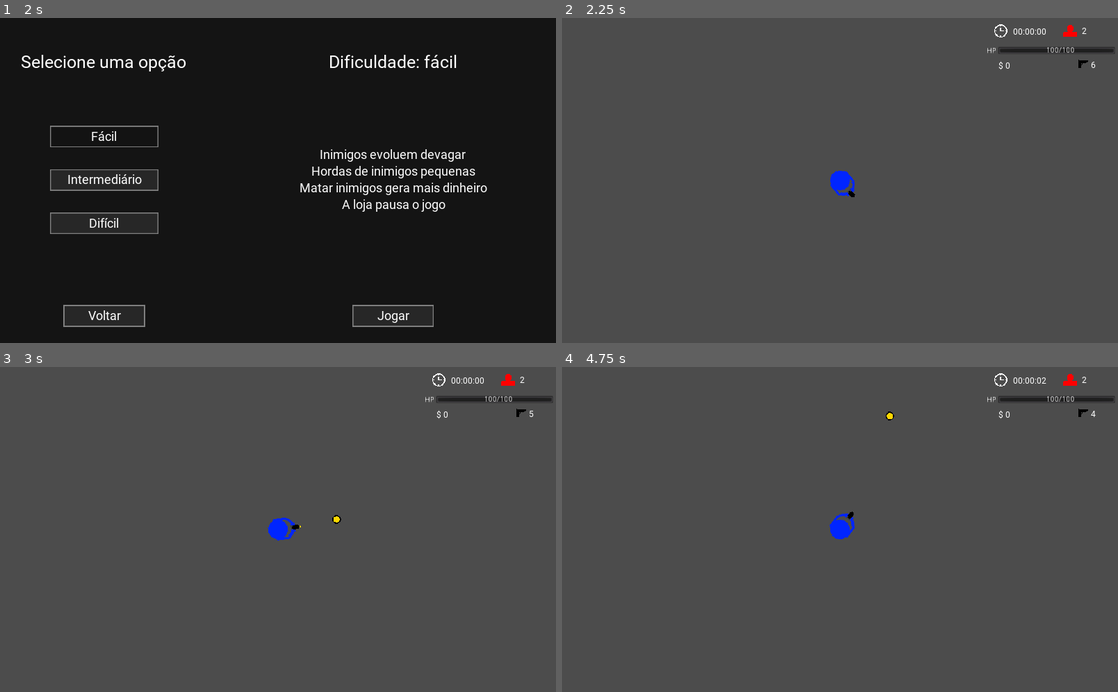
Above: before the commit, frames 1-4 (two rows, left to right).
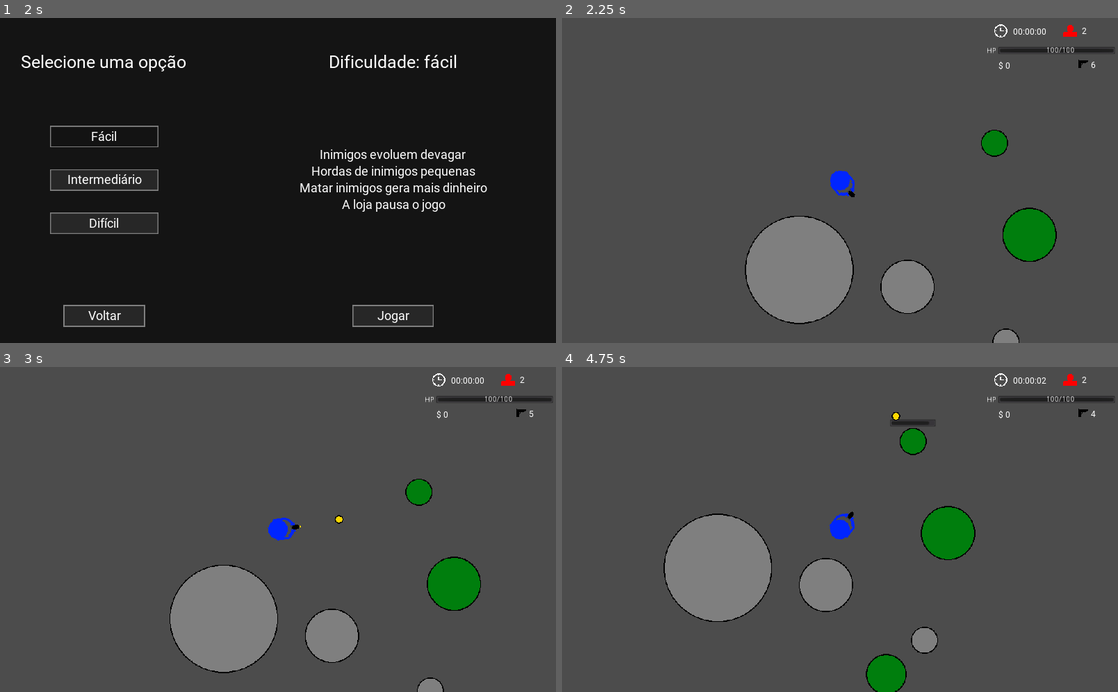
Above: after the commit, the same moments.

Repository: GregorioFornetti/Zigmor
Game: Godot game, scene res://Scenes_and_scripts/Interfaces/Menus/Main_menu.tscn
The game is run twice, just before and just after one commit, with the same random seed, the same clock (stepped at 60 frames per second) and the same inputs.
Inputs (mouse positions are in pixels of both pictures, inside the frame that each line leads up to):
- Up to frame 1 (2 s): click "Jogar" at 0.5 s; click "Fácil" at 1.25 s
- Up to frame 2 (2.25 s): click "Jogar" at 2 s
- Up to frame 3 (3 s): tap Enter at 2.75 s; move the mouse to (400, 513) at 2.77 s; press the mouse at (400, 513) at 2.78 s; hold Right (ui_right) from 2.78 s (still down)
- Up to frame 4 (4.75 s): tap 0 (0_shop_select) at 3.02, 3.77 s; move the mouse to (728, 545) at 3.52 s; release Right (ui_right) at 3.53 s; release the mouse at (728, 545) at 3.53 s; hold Down (ui_down) 3.53-4.28 s; click (728, 545) at 3.6 s; move the mouse to (895, 458) at 4.27 s; press the mouse at (895, 458) at 4.28 s; hold Right (ui_right) from 4.28 s (still down)

Frame 1 is identical in both runs. In frame 2, 8.2% of the frame differs, in the area x 32-89%, y 34-100%; in frame 3, 8.2%; in frame 4, 9.2%, in the area x 18-75%, y 13-100%.

Commit message:
obstacles
- Obstaculos destrutivos criados
- Pontuação de obstaculos

Diff:
--- a/Scenes_and_scripts/Autoloaded/Game.gd
+++ b/Scenes_and_scripts/Autoloaded/Game.gd
@@ -11,7 +11,8 @@
 var spawn_delay_function
 var enemy_money_drop_function
 
-var qnt_enemies_killed = 50
+var qnt_enemies_killed = 0
+var qnt_obstacles_destroyed = 0
 var current_status = status.MENU
 var current_difficulty
 var current_time = 100  # Game time in seconds
@@ -24,6 +25,7 @@
 func start_game(game_difficulty):
 	current_difficulty = game_difficulty
 	qnt_enemies_killed = 0
+	qnt_obstacles_destroyed = 0
 	current_time = 0
 	current_status = status.PLAYING
 
@@ -50,6 +52,10 @@
 
 func _on_enemy_death(_enemy):
 	qnt_enemies_killed += 1
+
+func _on_obstacle_destruction():
+	qnt_obstacles_destroyed += 1
+
 
 
 # Funções modificadoras das dificuldades do jogo:
--- a/Scenes_and_scripts/Bullets/Enemy_pistol_bullet.tscn
+++ b/Scenes_and_scripts/Bullets/Enemy_pistol_bullet.tscn
@@ -20,7 +20,7 @@
 
 [node name="Hitbox" parent="." index="2"]
 collision_layer = 64
-collision_mask = 8
+collision_mask = 264
 
 [node name="CollisionShape2D" parent="Hitbox" index="0"]
 shape = SubResource( 2 )
--- a/Scenes_and_scripts/Bullets/Enemy_shotgun_bullet.tscn
+++ b/Scenes_and_scripts/Bullets/Enemy_shotgun_bullet.tscn
@@ -21,7 +21,7 @@
 
 [node name="Hitbox" parent="." index="2"]
 collision_layer = 64
-collision_mask = 8
+collision_mask = 264
 
 [node name="CollisionShape2D" parent="Hitbox" index="0"]
 shape = SubResource( 2 )
--- a/Scenes_and_scripts/Bullets/Enemy_sniper_bullet.tscn
+++ b/Scenes_and_scripts/Bullets/Enemy_sniper_bullet.tscn
@@ -18,5 +18,9 @@
 [node name="CollisionShape2D" parent="." index="1"]
 shape = SubResource( 1 )
 
+[node name="Hitbox" parent="." index="2"]
+collision_layer = 64
+collision_mask = 264
+
 [node name="CollisionShape2D" parent="Hitbox" index="0"]
 shape = SubResource( 2 )
--- a/Scenes_and_scripts/Bullets/Pistol_bullet.tscn
+++ b/Scenes_and_scripts/Bullets/Pistol_bullet.tscn
@@ -22,7 +22,7 @@
 
 [node name="Hitbox" parent="." index="2"]
 collision_layer = 32
-collision_mask = 16
+collision_mask = 272
 
 [node name="CollisionShape2D" parent="Hitbox" index="0"]
 shape = SubResource( 2 )
--- a/Scenes_and_scripts/Bullets/Shotgun_bullet.tscn
+++ b/Scenes_and_scripts/Bullets/Shotgun_bullet.tscn
@@ -22,7 +22,7 @@
 
 [node name="Hitbox" parent="." index="2"]
 collision_layer = 32
-collision_mask = 16
+collision_mask = 272
 
 [node name="CollisionShape2D" parent="Hitbox" index="0"]
 shape = SubResource( 2 )
--- a/Scenes_and_scripts/Bullets/Sniper_bullet.tscn
+++ b/Scenes_and_scripts/Bullets/Sniper_bullet.tscn
@@ -22,7 +22,7 @@
 
 [node name="Hitbox" parent="." index="2"]
 collision_layer = 32
-collision_mask = 16
+collision_mask = 272
 
 [node name="CollisionShape2D" parent="Hitbox" index="0"]
 shape = SubResource( 2 )
--- a/Scenes_and_scripts/Enemies/Enemy_base.gd
+++ b/Scenes_and_scripts/Enemies/Enemy_base.gd
@@ -35,6 +35,7 @@
 	emit_signal("enemy_spawn")
 
 	on_ready()
+	healthbar.max_value = attributes['max_health']
 
 func set_default_attributes(health, speed, damage):
 	attributes['health'] = health
@@ -45,7 +46,6 @@
 func update_healthbar():
 	healthbar.visible = true
 	healthbar.value = attributes['health']
-	healthbar.max_value = attributes['max_health']
 	healthbar_timer.start()
 
 func die():
@@ -65,7 +65,7 @@
 
 func _on_Hurtbox_area_entered(area):
 	var player_bullet = area.get_parent()
-	attributes['health'] -= player_bullet.damage
+	attributes['health'] -= player_bullet.get_damage()
 	SoundSystem.play_sound_effect(enemy_hit_sound)
 	if attributes['health'] <= 0 and not self.is_queued_for_deletion():
 		die()
--- a/Scenes_and_scripts/Enemies/Enemy_base.tscn
+++ b/Scenes_and_scripts/Enemies/Enemy_base.tscn
@@ -4,18 +4,12 @@
 
 [node name="Enemy_base" type="KinematicBody2D"]
 collision_layer = 2
-collision_mask = 6
+collision_mask = 518
 script = ExtResource( 1 )
 
 [node name="Sprite" type="Sprite" parent="."]
 
 [node name="CollisionShape2D" type="CollisionShape2D" parent="."]
-
-[node name="Hitbox" type="Area2D" parent="."]
-collision_layer = 64
-collision_mask = 8
-
-[node name="CollisionShape2D" type="CollisionShape2D" parent="Hitbox"]
 
 [node name="Hurtbox" type="Area2D" parent="."]
 collision_layer = 16
--- a/Scenes_and_scripts/Enemies/Enemy_shooter_chaser.gd
+++ b/Scenes_and_scripts/Enemies/Enemy_shooter_chaser.gd
@@ -9,7 +9,7 @@
 	pass
 
 func movimentation(delta):
-	move_and_collide(global_position.direction_to(Player.global_position) * attributes['speed'] * delta)
+	move_and_slide(global_position.direction_to(Player.global_position) * attributes['speed'] * delta * 50)
 
 func set_default_range():
 	$Range/CollisionShape2D.shape.extents = get_viewport_rect().size / 2
--- a/Scenes_and_scripts/Enemies/Pistol_enemy.tscn
+++ b/Scenes_and_scripts/Enemies/Pistol_enemy.tscn
@@ -10,13 +10,10 @@
 [sub_resource type="CircleShape2D" id=2]
 radius = 20.0
 
-[sub_resource type="CircleShape2D" id=3]
-radius = 20.0
-
-[sub_resource type="RectangleShape2D" id=4]
+[sub_resource type="RectangleShape2D" id=3]
 extents = Vector2( 512, 300 )
 
-[sub_resource type="Animation" id=5]
+[sub_resource type="Animation" id=4]
 resource_name = "Shoot"
 length = 1.3
 tracks/0/type = "value"
@@ -45,18 +42,10 @@
 [node name="CollisionShape2D" parent="." index="1"]
 shape = SubResource( 1 )
 
-[node name="CollisionShape2D" parent="Hitbox" index="0"]
-position = Vector2( -0.883888, -0.131729 )
+[node name="CollisionShape2D" parent="Hurtbox" index="0"]
 shape = SubResource( 2 )
 
-[node name="CollisionShape2D" parent="Hurtbox" index="0"]
-shape = SubResource( 3 )
-
-[node name="CollisionShape2D" parent="Range" index="0"]
-position = Vector2( -0.497505, 0.629963 )
-shape = SubResource( 4 )
-
-[node name="HealthBar" parent="." index="5"]
+[node name="HealthBar" parent="." index="3"]
 anchor_left = 0.5
 anchor_top = 0.5
 anchor_right = 0.5
@@ -67,12 +56,16 @@
 margin_bottom = -44.0
 rect_pivot_offset = Vector2( 42.5, 58 )
 
-[node name="ShootAnimation" type="AnimationPlayer" parent="." index="8"]
-playback_speed = 5.0
-anims/Shoot = SubResource( 5 )
+[node name="CollisionShape2D" parent="Range" index="0"]
+position = Vector2( -0.497505, 0.629963 )
+shape = SubResource( 3 )
 
-[node name="Weapon_pos" parent="." index="9"]
+[node name="Weapon_pos" parent="." index="7"]
 position = Vector2( 0, -40 )
 scale = Vector2( 2, 2 )
 
+[node name="ShootAnimation" type="AnimationPlayer" parent="." index="8"]
+playback_speed = 5.0
+anims/Shoot = SubResource( 4 )
+
 [connection signal="body_entered" from="Hurtbox" to="." method="_on_Hurtbox_body_entered"]
--- a/Scenes_and_scripts/Enemies/Shotgun_enemy.tscn
+++ b/Scenes_and_scripts/Enemies/Shotgun_enemy.tscn
@@ -8,15 +8,12 @@
 radius = 18.4206
 
 [sub_resource type="CircleShape2D" id=2]
-radius = 19.3475
-
-[sub_resource type="CircleShape2D" id=3]
 radius = 19.5203
 
-[sub_resource type="RectangleShape2D" id=4]
+[sub_resource type="RectangleShape2D" id=3]
 extents = Vector2( 15.8043, 10 )
 
-[sub_resource type="Animation" id=5]
+[sub_resource type="Animation" id=4]
 resource_name = "Shoot"
 length = 1.3
 tracks/0/type = "value"
@@ -47,28 +44,25 @@
 [node name="CollisionShape2D" parent="." index="1"]
 shape = SubResource( 1 )
 
-[node name="CollisionShape2D" parent="Hitbox" index="0"]
+[node name="CollisionShape2D" parent="Hurtbox" index="0"]
 shape = SubResource( 2 )
 
-[node name="CollisionShape2D" parent="Hurtbox" index="0"]
-shape = SubResource( 3 )
-
-[node name="CollisionShape2D" parent="Range" index="0"]
-shape = SubResource( 4 )
-
-[node name="HealthBar" parent="." index="5"]
+[node name="HealthBar" parent="." index="3"]
 margin_left = -42.0
 margin_top = -58.0
 margin_right = 43.0
 margin_bottom = -44.0
 rect_pivot_offset = Vector2( 42, 58 )
 
-[node name="Timer_shoot" parent="." index="7"]
+[node name="CollisionShape2D" parent="Range" index="0"]
+shape = SubResource( 3 )
+
+[node name="Timer_shoot" parent="." index="6"]
 wait_time = 2.5
+
+[node name="Weapon_pos" parent="." index="7"]
+position = Vector2( 0.0635605, -45.7018 )
 
 [node name="ShootAnimation" type="AnimationPlayer" parent="." index="8"]
 playback_speed = 5.0
-anims/Shoot = SubResource( 5 )
-
-[node name="Weapon_pos" parent="." index="9"]
-position = Vector2( 0.0635605, -45.7018 )
+anims/Shoot = SubResource( 4 )
--- a/Scenes_and_scripts/Interfaces/Menus/Final_menu.gd
+++ b/Scenes_and_scripts/Interfaces/Menus/Final_menu.gd
@@ -11,7 +11,11 @@
 		"function": funcref(self, "update_time_score")
 	},
 	{
-		"points": get_final_points(Game.qnt_enemies_killed, Game.current_time),
+		"points": Game.qnt_obstacles_destroyed,
+		"function": funcref(self, "update_obstacle_score")
+	},
+	{
+		"points": get_final_points(Game.qnt_enemies_killed, Game.current_time, Game.qnt_obstacles_destroyed),
 		"function": funcref(self, "update_final_score")
 	}
 ]
@@ -39,14 +43,18 @@
 	else:
 		return points
 
-func get_final_points(enemies_killed, time):
-	return int(time * time / 100) + int(time * enemies_killed / 50)
+func get_final_points(enemies_killed, time, obstacles_destroyed):
+	return int(time * time / 100) + int(time * enemies_killed / 50) + \
+		   int(time * obstacles_destroyed / 75)
 
 func update_enemies_killed_score(points):
 	$Bottom_container/GridContainer/Enemys_score_box/Value.text = str(points)
 
 func update_time_score(points):
 	$Bottom_container/GridContainer/Time_score_box/Value.text = GeneralCommands.seconds_to_time_string(points)
+
+func update_obstacle_score(points):
+	$Bottom_container/GridContainer/Obstacles_score_box/Value.text = str(points)
 
 func update_final_score(points):
 	$Bottom_container/GridContainer/Final_score_box/Value.text = str(points)
--- a/Scenes_and_scripts/Interfaces/Menus/Final_menu.tscn
+++ b/Scenes_and_scripts/Interfaces/Menus/Final_menu.tscn
@@ -84,12 +84,22 @@
 [node name="Title" parent="Bottom_container/GridContainer/Time_score_box" index="0"]
 text = "Tempo sobrevivido"
 
-[node name="Final_score_box" parent="Bottom_container/GridContainer" instance=ExtResource( 2 )]
+[node name="Obstacles_score_box" parent="Bottom_container/GridContainer" instance=ExtResource( 2 )]
 anchor_right = 0.0
 anchor_bottom = 0.0
 margin_top = 162.0
 margin_right = 600.0
 margin_bottom = 212.0
+
+[node name="Title" parent="Bottom_container/GridContainer/Obstacles_score_box" index="0"]
+text = "Obstáculos destruidos"
+
+[node name="Final_score_box" parent="Bottom_container/GridContainer" instance=ExtResource( 2 )]
+anchor_right = 0.0
+anchor_bottom = 0.0
+margin_top = 216.0
+margin_right = 600.0
+margin_bottom = 266.0
 
 [node name="Title" parent="Bottom_container/GridContainer/Final_score_box" index="0"]
 text = "Pontuação final"
@@ -119,5 +129,6 @@
 [editable path="Bottom_container/GridContainer/Difficulty_box"]
 [editable path="Bottom_container/GridContainer/Enemys_score_box"]
 [editable path="Bottom_container/GridContainer/Time_score_box"]
+[editable path="Bottom_container/GridContainer/Obstacles_score_box"]
 [editable path="Bottom_container/GridContainer/Final_score_box"]
 [editable path="Bottom_container/Btn_return"]
--- /dev/null
+++ b/Scenes_and_scripts/Obstacles/Obstacle.gd
@@ -0,0 +1,31 @@
+extends StaticBody2D
+
+export (int) var health
+signal die
+
+func _ready():
+	connect("die", Game, "_on_obstacle_destruction")
+	$HealthBar.visible = false
+	$HealthBar.max_value = health
+
+func die():
+	if not is_queued_for_deletion():
+		emit_signal("die")
+		queue_free()
+
+func update_health_bar():
+	$HealthBar.visible = true
+	$HealthBar.value = health
+	$Timer.start()
+
+
+func _on_Hurt_box_area_entered(area):
+	var bullet = area.get_parent()
+	health -= bullet.damage
+	if health <= 0:
+		die()
+	else:
+		update_health_bar()
+
+func _on_Timer_timeout():
+	$HealthBar.visible = false
--- /dev/null
+++ b/Scenes_and_scripts/Obstacles/Obstacle.tscn
@@ -0,0 +1,35 @@
+[gd_scene load_steps=2 format=2]
+
+[ext_resource path="res://Scenes_and_scripts/Obstacles/Obstacle.gd" type="Script" id=1]
+
+[node name="Obstacle" type="StaticBody2D"]
+collision_layer = 512
+collision_mask = 0
+script = ExtResource( 1 )
+
+[node name="Sprite" type="Sprite" parent="."]
+
+[node name="CollisionShape2D" type="CollisionShape2D" parent="."]
+
+[node name="Hurt_box" type="Area2D" parent="."]
+collision_layer = 256
+collision_mask = 96
+
+[node name="CollisionShape2D" type="CollisionShape2D" parent="Hurt_box"]
+
+[node name="HealthBar" type="ProgressBar" parent="."]
+margin_left = -42.5888
+margin_top = -40.5733
+margin_right = 42.4112
+margin_bottom = -26.5733
+percent_visible = false
+__meta__ = {
+"_edit_use_anchors_": false
+}
+
+[node name="Timer" type="Timer" parent="."]
+wait_time = 3.0
+one_shot = true
+
+[connection signal="area_entered" from="Hurt_box" to="." method="_on_Hurt_box_area_entered"]
+[connection signal="timeout" from="Timer" to="." method="_on_Timer_timeout"]
--- /dev/null
+++ b/Scenes_and_scripts/Obstacles/Stones/Stone_lg.tscn
@@ -0,0 +1,26 @@
+[gd_scene load_steps=5 format=2]
+
+[ext_resource path="res://Sprites/Obstacles/Stones/Stone-lg-placeholder.png" type="Texture" id=1]
+[ext_resource path="res://Scenes_and_scripts/Obstacles/Obstacle.tscn" type="PackedScene" id=2]
+
+[sub_resource type="CircleShape2D" id=1]
+radius = 101.178
+
+[sub_resource type="CircleShape2D" id=2]
+radius = 101.498
+
+[node name="Stone_lg" instance=ExtResource( 2 )]
+health = 300
+
+[node name="Sprite" parent="." index="0"]
+texture = ExtResource( 1 )
+
+[node name="CollisionShape2D" parent="." index="1"]
+shape = SubResource( 1 )
+
+[node name="CollisionShape2D" parent="Hurt_box" index="0"]
+shape = SubResource( 2 )
+
+[node name="HealthBar" parent="." index="3"]
+margin_top = -118.573
+margin_bottom = -104.573
--- /dev/null
+++ b/Scenes_and_scripts/Obstacles/Stones/Stone_md.tscn
@@ -0,0 +1,26 @@
+[gd_scene load_steps=5 format=2]
+
+[ext_resource path="res://Sprites/Obstacles/Stones/Stone-md-placeholder.png" type="Texture" id=1]
+[ext_resource path="res://Scenes_and_scripts/Obstacles/Obstacle.tscn" type="PackedScene" id=2]
+
+[sub_resource type="CircleShape2D" id=1]
+radius = 50.4511
+
+[sub_resource type="CircleShape2D" id=2]
+radius = 50.7352
+
+[node name="Stone_md" instance=ExtResource( 2 )]
+health = 200
+
+[node name="Sprite" parent="." index="0"]
+texture = ExtResource( 1 )
+
+[node name="CollisionShape2D" parent="." index="1"]
+shape = SubResource( 1 )
+
+[node name="CollisionShape2D" parent="Hurt_box" index="0"]
+shape = SubResource( 2 )
+
+[node name="HealthBar" parent="." index="3"]
+margin_top = -66.5733
+margin_bottom = -52.5733
--- /dev/null
+++ b/Scenes_and_scripts/Obstacles/Stones/Stone_sm.tscn
@@ -0,0 +1,26 @@
+[gd_scene load_steps=5 format=2]
+
+[ext_resource path="res://Sprites/Obstacles/Stones/Stone-sm-placeholder.png" type="Texture" id=1]
+[ext_resource path="res://Scenes_and_scripts/Obstacles/Obstacle.tscn" type="PackedScene" id=2]
+
+[sub_resource type="CircleShape2D" id=1]
+radius = 25.4276
+
+[sub_resource type="CircleShape2D" id=2]
+radius = 25.6479
+
+[node name="Stone_sm" instance=ExtResource( 2 )]
+health = 100
+
+[node name="Sprite" parent="." index="0"]
+texture = ExtResource( 1 )
+
+[node name="CollisionShape2D" parent="." index="1"]
+shape = SubResource( 1 )
+
+[node name="CollisionShape2D" parent="Hurt_box" index="0"]
+shape = SubResource( 2 )
+
+[node name="HealthBar" parent="." index="3"]
+margin_top = -42.5733
+margin_bottom = -28.5733
--- /dev/null
+++ b/Scenes_and_scripts/Obstacles/Trees/Tree_lg.tscn
@@ -0,0 +1,28 @@
+[gd_scene load_steps=5 format=2]
+
+[ext_resource path="res://Sprites/Obstacles/Trees/Tree-lg-placeholder.png" type="Texture" id=1]
+[ext_resource path="res://Scenes_and_scripts/Obstacles/Obstacle.tscn" type="PackedScene" id=2]
+
+[sub_resource type="CircleShape2D" id=1]
+radius = 50.1597
+
+[sub_resource type="CircleShape2D" id=2]
+radius = 50.01
+
+[node name="Tree_lg" instance=ExtResource( 2 )]
+health = 100
+
+[node name="Sprite" parent="." index="0"]
+texture = ExtResource( 1 )
+
+[node name="CollisionShape2D" parent="." index="1"]
+shape = SubResource( 1 )
+
+[node name="CollisionShape2D" parent="Hurt_box" index="0"]
+shape = SubResource( 2 )
+
+[node name="HealthBar" parent="." index="3"]
+margin_left = -41.8388
+margin_top = -67.3233
+margin_right = 43.1612
+margin_bottom = -53.3233
--- /dev/null
+++ b/Scenes_and_scripts/Obstacles/Trees/Tree_md.tscn
@@ -0,0 +1,26 @@
+[gd_scene load_steps=5 format=2]
+
+[ext_resource path="res://Sprites/Obstacles/Trees/Tree-mdplaceholder.png" type="Texture" id=1]
+[ext_resource path="res://Scenes_and_scripts/Obstacles/Obstacle.tscn" type="PackedScene" id=2]
+
+[sub_resource type="CircleShape2D" id=1]
+radius = 37.7787
+
+[sub_resource type="CircleShape2D" id=2]
+radius = 37.898
+
+[node name="Tree_md" instance=ExtResource( 2 )]
+health = 75
+
+[node name="Sprite" parent="." index="0"]
+texture = ExtResource( 1 )
+
+[node name="CollisionShape2D" parent="." index="1"]
+shape = SubResource( 1 )
+
+[node name="CollisionShape2D" parent="Hurt_box" index="0"]
+shape = SubResource( 2 )
+
+[node name="HealthBar" parent="." index="3"]
+margin_top = -53.5733
+margin_bottom = -39.5733
--- /dev/null
+++ b/Scenes_and_scripts/Obstacles/Trees/Tree_sm.tscn
@@ -0,0 +1,23 @@
+[gd_scene load_steps=5 format=2]
+
+[ext_resource path="res://Sprites/Obstacles/Trees/Tree-sm-placeholder.png" type="Texture" id=1]
+[ext_resource path="res://Scenes_and_scripts/Obstacles/Obstacle.tscn" type="PackedScene" id=2]
+
+[sub_resource type="CircleShape2D" id=1]
+radius = 24.75
+
+[sub_resource type="CircleShape2D" id=2]
+radius = 25.7609
+
+[node name="Tree_sm" instance=ExtResource( 2 )]
+collision_layer = 512
+health = 50
+
+[node name="Sprite" parent="." index="0"]
+texture = ExtResource( 1 )
+
+[node name="CollisionShape2D" parent="." index="1"]
+shape = SubResource( 1 )
+
+[node name="CollisionShape2D" parent="Hurt_box" index="0"]
+shape = SubResource( 2 )
--- a/Scenes_and_scripts/Player/Player.gd
+++ b/Scenes_and_scripts/Player/Player.gd
@@ -102,7 +102,7 @@
 func move_player(delta):
 	velocity.x = Input.get_action_strength("ui_right") - Input.get_action_strength("ui_left")
 	velocity.y = Input.get_action_strength("ui_down") - Input.get_action_strength("ui_up")
-	move_and_collide(velocity.normalized() * attributes['speed'] * delta)
+	move_and_slide(velocity.normalized() * attributes['speed'] * delta * 50)
 
 func rotate_player_to_mouse_dir():
 	rotation = (get_global_mouse_position() - global_position).angle() + rotation_fix
@@ -189,8 +189,8 @@
 	update_weapons_interface()
 
 func _on_Hurtbox_area_entered(area):
-	var enemy = area.get_parent()
-	attributes['status']['health'] -= enemy.get_damage()
+	var enemy_bullet = area.get_parent()
+	attributes['status']['health'] -= enemy_bullet.get_damage()
 	if attributes['status']['health'] <= 0:
 		die()
 	else:
@@ -207,8 +207,10 @@
 	attributes.status.money += value
 
 func die():
-	var final_menu = load("res://Scenes_and_scripts/Interfaces/Menus/Final_menu.tscn").instance()
-	get_parent().add_child(final_menu)
-	SoundSystem.play_sound_effect(death_sound)
-	Game.current_status = Game.status.PAUSED
-	get_tree().paused = true
+	if not is_queued_for_deletion():
+		var final_menu = load("res://Scenes_and_scripts/Interfaces/Menus/Final_menu.tscn").instance()
+		get_parent().add_child(final_menu)
+		SoundSystem.play_sound_effect(death_sound)
+		Game.current_status = Game.status.PAUSED
+		queue_free()
+		get_tree().paused = true
--- a/Scenes_and_scripts/Player/Player.tscn
+++ b/Scenes_and_scripts/Player/Player.tscn
@@ -58,7 +58,7 @@
 }
 
 [node name="Player" type="KinematicBody2D"]
-collision_mask = 6
+collision_mask = 518
 script = ExtResource( 2 )
 
 [node name="Sprite" type="Sprite" parent="."]
--- a/Scenes_and_scripts/Testing_map.tscn
+++ b/Scenes_and_scripts/Testing_map.tscn
@@ -1,10 +1,16 @@
-[gd_scene load_steps=6 format=2]
+[gd_scene load_steps=12 format=2]
 
 [ext_resource path="res://Scenes_and_scripts/Interfaces/Interface.tscn" type="PackedScene" id=1]
 [ext_resource path="res://Scenes_and_scripts/Player/Player.tscn" type="PackedScene" id=2]
 [ext_resource path="res://Scenes_and_scripts/Interfaces/Upgrades_shop/Upgrades_shop.tscn" type="PackedScene" id=3]
 [ext_resource path="res://Scenes_and_scripts/Testing_map.gd" type="Script" id=4]
 [ext_resource path="res://Scenes_and_scripts/Spawner/Enemies_spawner.tscn" type="PackedScene" id=5]
+[ext_resource path="res://Scenes_and_scripts/Obstacles/Trees/Tree_sm.tscn" type="PackedScene" id=6]
+[ext_resource path="res://Scenes_and_scripts/Obstacles/Trees/Tree_md.tscn" type="PackedScene" id=7]
+[ext_resource path="res://Scenes_and_scripts/Obstacles/Trees/Tree_lg.tscn" type="PackedScene" id=8]
+[ext_resource path="res://Scenes_and_scripts/Obstacles/Stones/Stone_sm.tscn" type="PackedScene" id=9]
+[ext_resource path="res://Scenes_and_scripts/Obstacles/Stones/Stone_md.tscn" type="PackedScene" id=10]
+[ext_resource path="res://Scenes_and_scripts/Obstacles/Stones/Stone_lg.tscn" type="PackedScene" id=11]
 
 [node name="Testing_map" type="Node2D"]
 script = ExtResource( 4 )
@@ -17,6 +23,24 @@
 
 [node name="Upgrade_shop" parent="." instance=ExtResource( 3 )]
 
+[node name="Tree_sm" parent="." instance=ExtResource( 6 )]
+position = Vector2( 284.678, -68.9221 )
+
+[node name="Tree_md" parent="." instance=ExtResource( 7 )]
+position = Vector2( 235.234, 361.092 )
+
+[node name="Tree_lg" parent="." instance=ExtResource( 8 )]
+position = Vector2( 349.106, 100.387 )
+
+[node name="Stone_sm" parent="." instance=ExtResource( 9 )]
+position = Vector2( 305.655, 298.163 )
+
+[node name="Stone_lg" parent="." instance=ExtResource( 11 )]
+position = Vector2( -74.9153, 164.814 )
+
+[node name="Stone_md" parent="." instance=ExtResource( 10 )]
+position = Vector2( 124.359, 196.278 )
+
 [editable path="Upgrade_shop"]
 [editable path="Upgrade_shop/Main_container/Bottom_container/Shop_main_page"]
 [editable path="Upgrade_shop/Main_container/Bottom_container/Shop_main_page/Left_container/Shop_btns_container/Btn_upgrade_pistol"]
--- a/project.godot
+++ b/project.godot
@@ -148,6 +148,8 @@
 2d_physics/layer_6="Player_hitbox"
 2d_physics/layer_7="Enemy_hitbox"
 2d_physics/layer_8="Spawn_blocker"
+2d_physics/layer_9="Obstacle_hurtbox"
+2d_physics/layer_10="Obstacle"
 
 [physics]
 
Not shown: 1 places in Scenes_and_scripts/Enemies/Pistol_enemy.tscn that only renumber resources
Not shown: 1 places in Scenes_and_scripts/Enemies/Shotgun_enemy.tscn that only renumber resources
Binary file added: Sprites/Obstacles/Stones/Stone-lg-placeholder.png
Not shown, added: Sprites/Obstacles/Stones/Stone-lg-placeholder.png.import
Binary file added: Sprites/Obstacles/Stones/Stone-md-placeholder.png
Not shown, added: Sprites/Obstacles/Stones/Stone-md-placeholder.png.import
Binary file added: Sprites/Obstacles/Stones/Stone-sm-placeholder.png
Not shown, added: Sprites/Obstacles/Stones/Stone-sm-placeholder.png.import
Binary file added: Sprites/Obstacles/Trees/Tree-lg-placeholder.png
Not shown, added: Sprites/Obstacles/Trees/Tree-lg-placeholder.png.import
Binary file added: Sprites/Obstacles/Trees/Tree-mdplaceholder.png
Not shown, added: Sprites/Obstacles/Trees/Tree-mdplaceholder.png.import
(and 2 more such lines)
